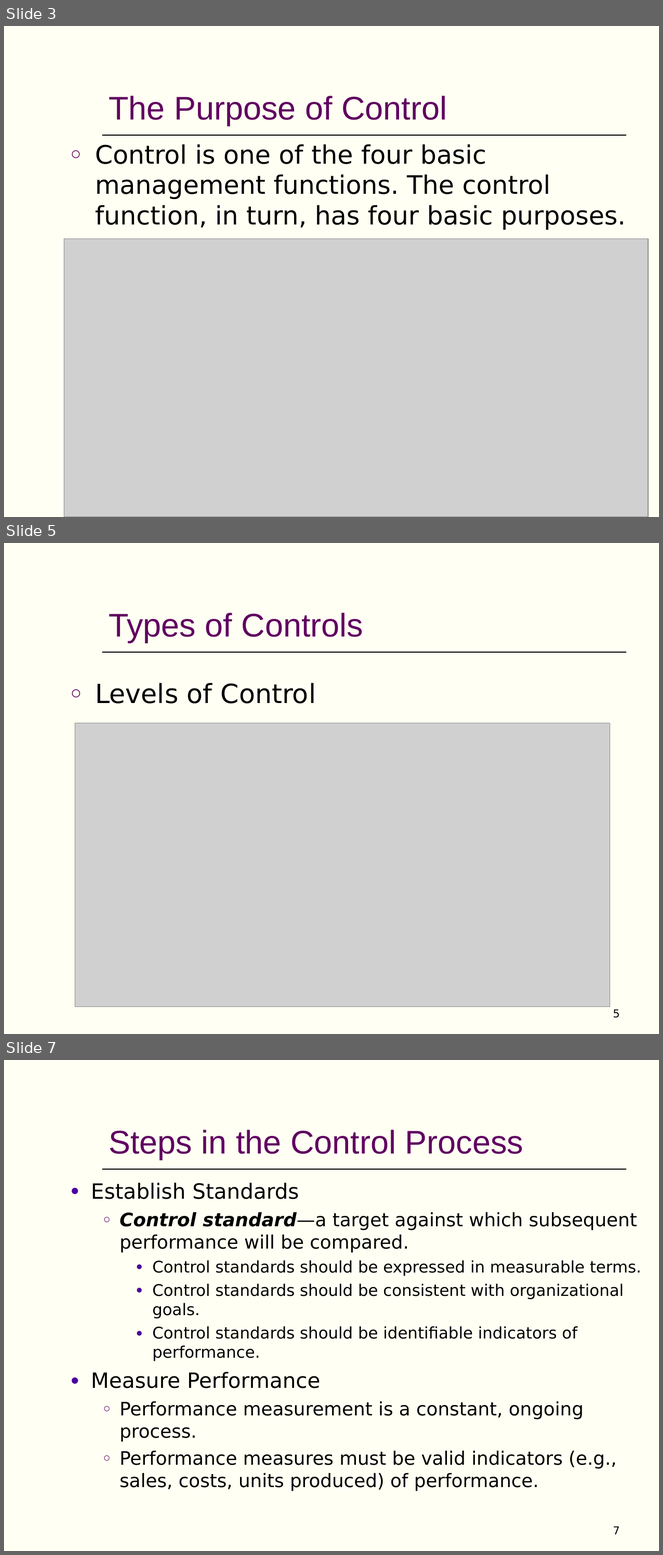
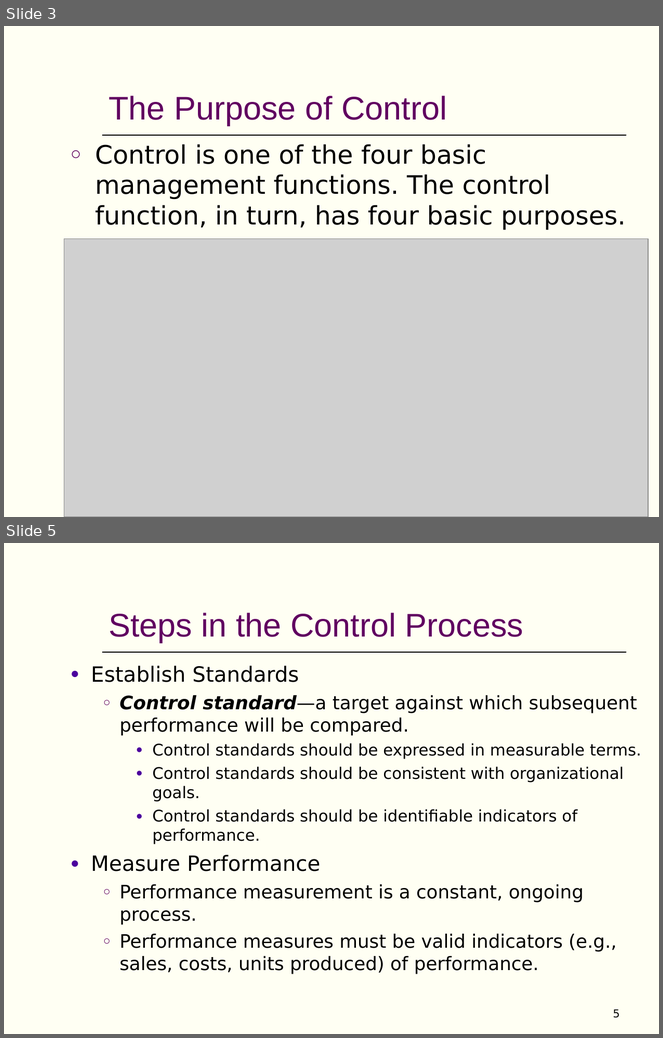
Before and after one commit to AbdullahRFA/3_2_ALL_Resources, a slide deck: Management & Accounting /Management/Chapter-20 (MGT) (Short).ppt. Shown one above the other, each under a label of ours: slides 3, 5 and 7 before the commit, slides 3 and 5 after it; the slides between them are not shown. The pictures are 663x1555 and 663x1038 pixels, drawn with LibreOffice and Linux fonts; fonts in the diff are those of the drawing; grey boxes stand for pictures. Boxes give left, top, right and bottom in pixels: in the first picture for what was removed or moved away, otherwise in the second. Text is boxed around its words. In the diff, an @@ line names an element or a change of style, - is before the commit and + after.

```diff
--- a/Management & Accounting /Management/Chapter-20 (MGT) (Short).ppt
+++ b/Management & Accounting /Management/Chapter-20 (MGT) (Short).ppt
@@ slide 5 removed at (4, 543, 659, 1034), background #FFFFF3; not listed: 3 template elements that a slide beside it also shows @@
@@ title removed at (109, 613, 363, 642) @@
-Types of Controls
@@ text removed at (95, 683, 316, 704) @@
-○ Levels of Control
@@ picture removed at (75, 723, 610, 1007) @@
@@ page number removed at (613, 1009, 620, 1018) @@
-5
@@ what was slide 7 is now slide 5 @@
@@ page number at (613, 1009, 620, 1018): text changed @@
-7
+5
```
Also in this commit, not shown: 2 slides changed, 3 other slides removed, 7 other files.
